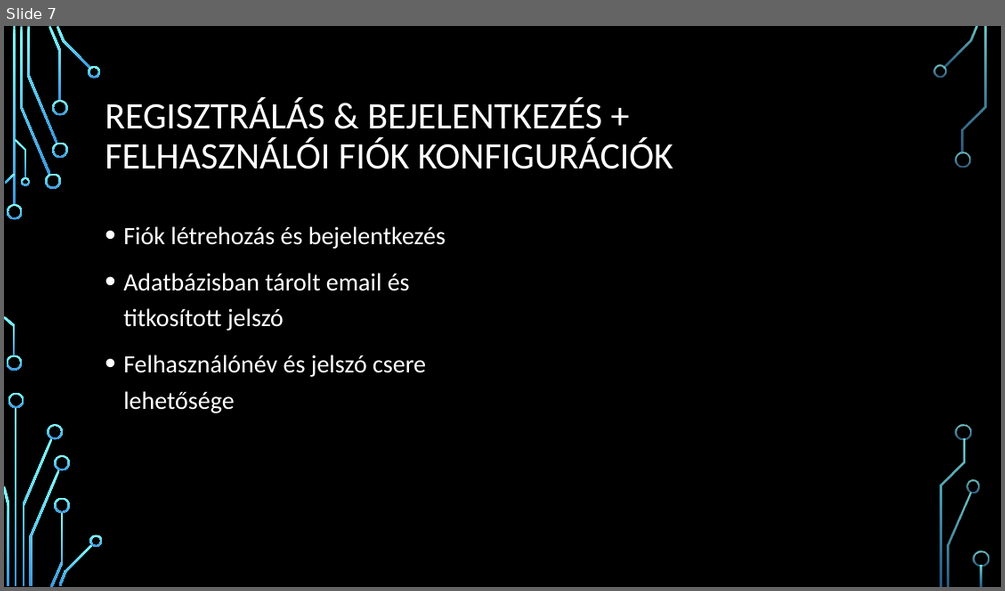
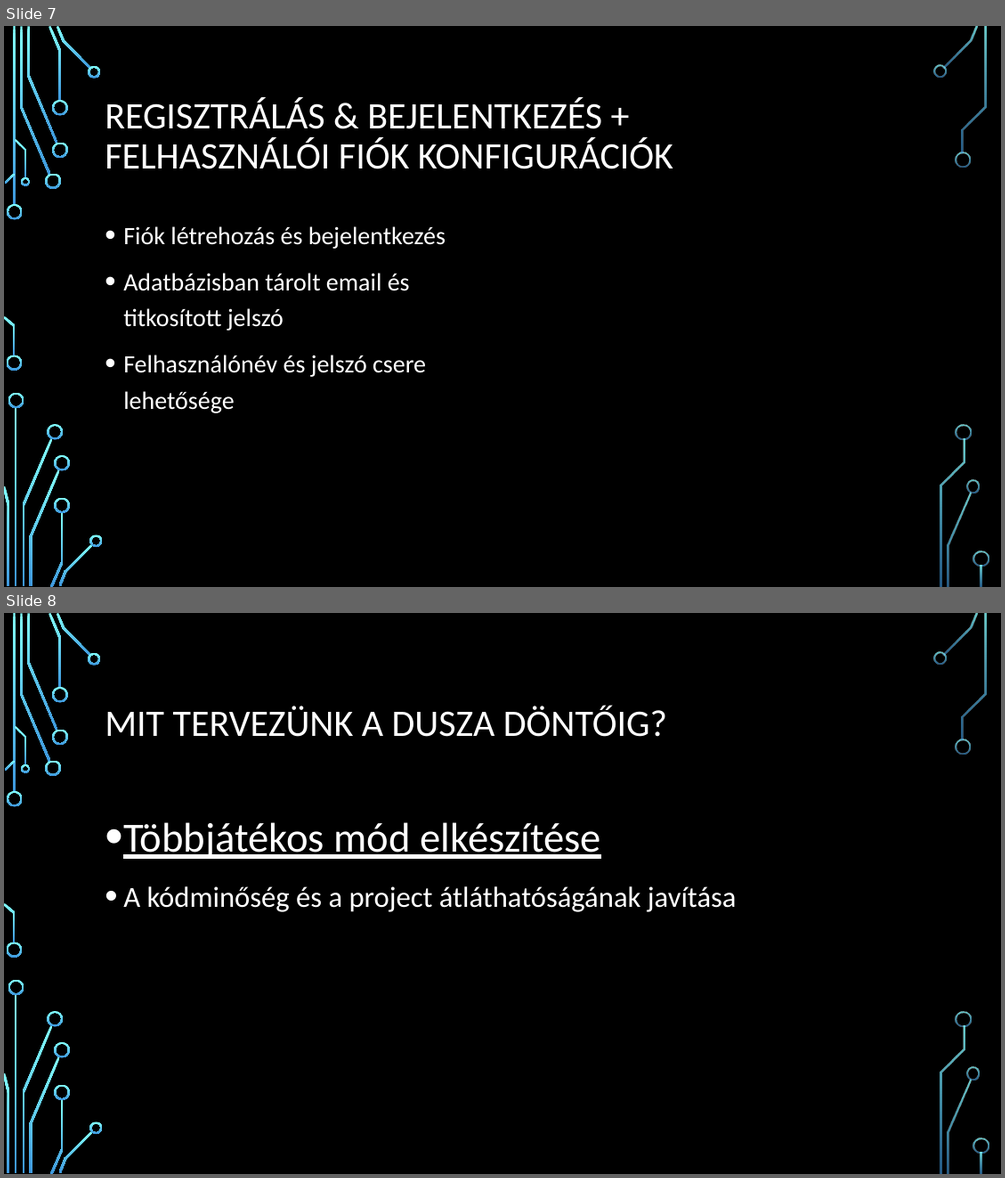
Before and after one commit to Mailsz/Kapos-Workshop, a slide deck: Dokumentumok/Dusza workshop 2.pptx. Shown one above the other, each under a label of ours: slide 7 before the commit, slides 7 and 8 after it. The pictures are 1005x591 and 1005x1178 pixels, drawn with LibreOffice and Linux fonts; fonts in the diff are those of the drawing; background and template pictures are left out. Boxes give left, top, right and bottom in pixels: in the first picture for what was removed or moved away, otherwise in the second. Text is boxed around its words. In the diff, an @@ line names an element or a change of style, - is before the commit and + after.

```diff
--- a/Dokumentumok/Dusza workshop 2.pptx
+++ b/Dokumentumok/Dusza workshop 2.pptx
@@ slide 8 added at (x1=4, y1=613, x2=1001, y2=1174), background picture (left out); not listed: 36 template elements that a slide beside it also shows @@
@@ title added at (x1=105, y1=705, x2=667, y2=737), 36 pt, text #FFFFFF @@
+MIT TERVEZÜNK A DUSZA DÖNTŐIG?
@@ text added at (x1=123, y1=822, x2=736, y2=912), 28 pt, text #FFFFFF @@
+• Többjátékos mód elkészítése
+• A kódminőség és a project átláthatóságának javítása
```
Also in this commit, not shown: 1 slide changed, 19 other files.
